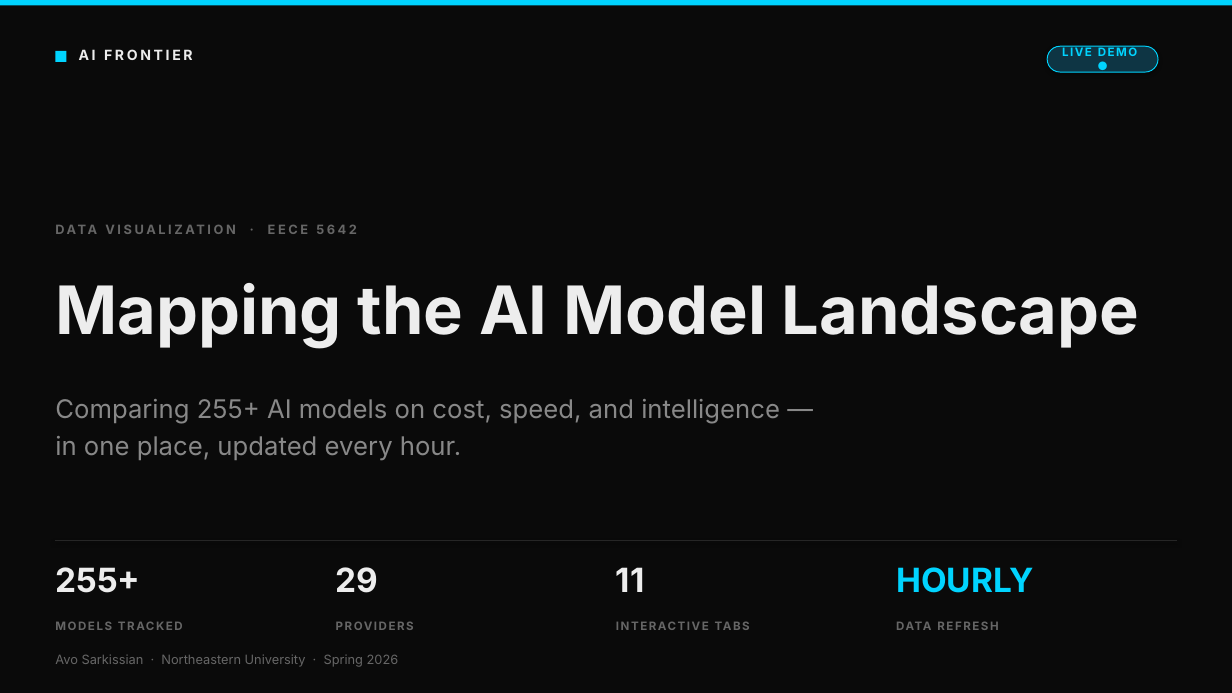
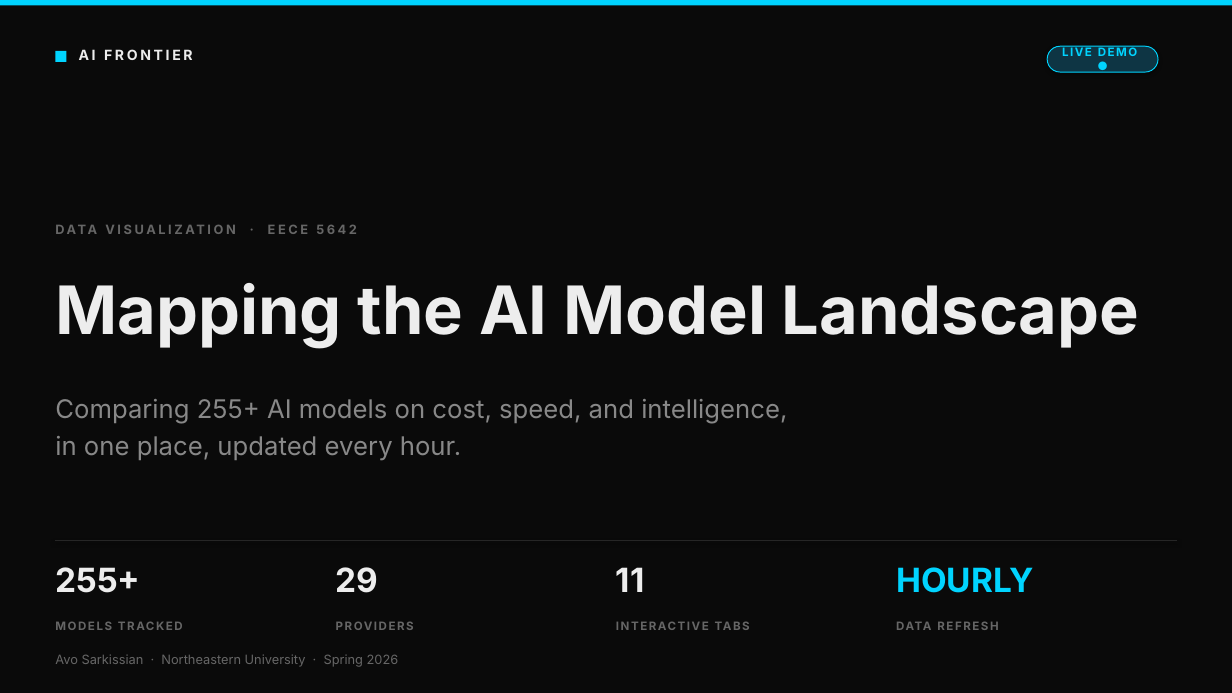
Before and after one commit to Avo-Sarkissian/AI-Frontier-Database, a slide deck: slide 1 of AI_Frontier_Presentation.pptx. Drawn at 1232x693 pixels with LibreOffice and Linux fonts; fonts in the diff are those of the drawing. Boxes give left, top, right and bottom in pixels: in the first picture for what was removed or moved away, otherwise in the second. Text is boxed around its words. In the diff, an @@ line names an element or a change of style, - is before the commit and + after.

```diff
--- a/AI_Frontier_Presentation.pptx
+++ b/AI_Frontier_Presentation.pptx
@@ text at <box>55,399,787,423</box>: text changed @@
-Comparing 255+ AI models on cost, speed, and intelligence —
+Comparing 255+ AI models on cost, speed, and intelligence,
```
Also in this commit, not shown: 5 other slides changed, 1 other file.
